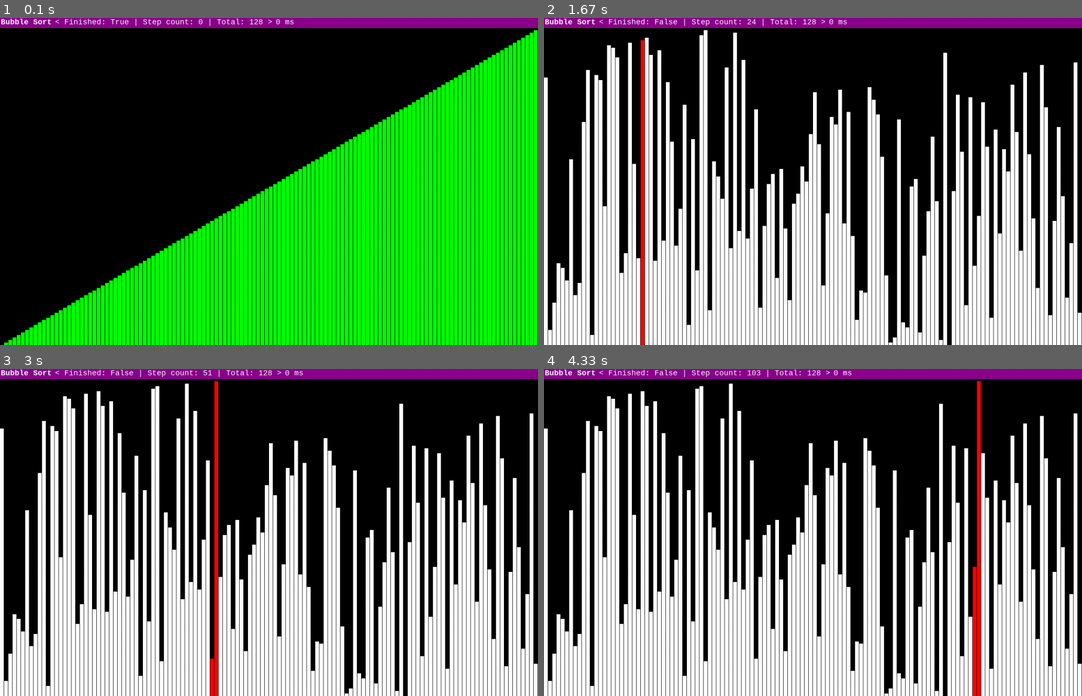
Above: before the commit, frames 1-4 (two rows, left to right).
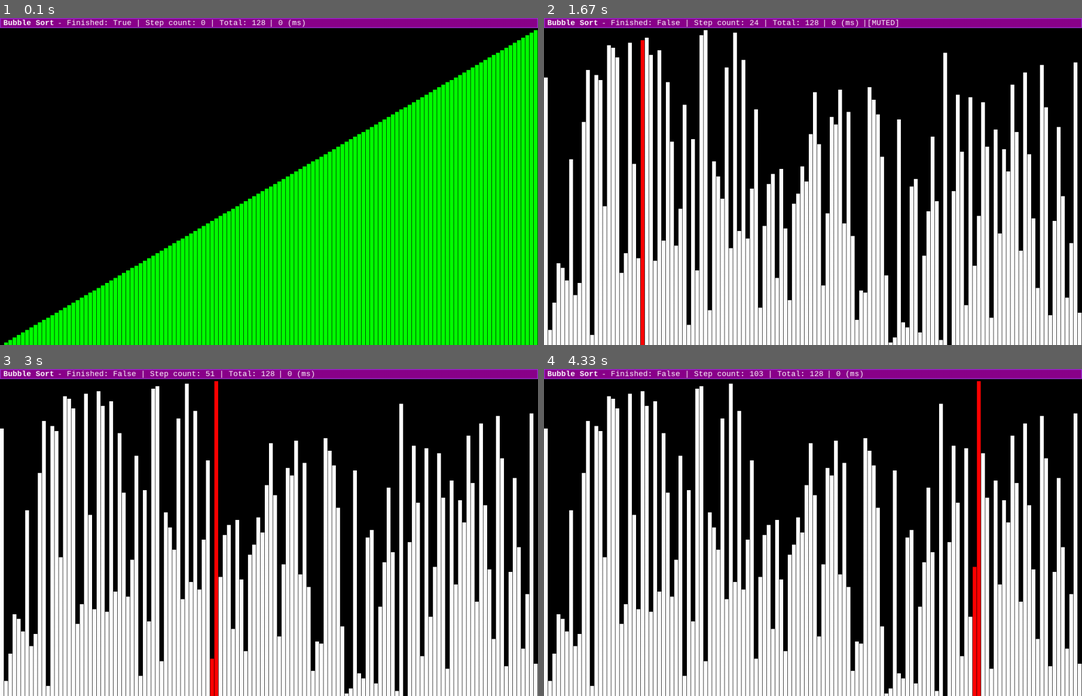
Above: after the commit, the same moments.

Repository: thiagolopes/sorting-algorithms-pygame
Game: pygame game, started from sort.py
Two runs of this game, one before a commit and one after it. Both use one fixed random seed, a clock stepped at 60 frames per second and the inputs below.
Inputs:
- Up to frame 1 (0.1 s): no input
- Up to frame 2 (1.67 s): hold M 0.33-0.8 s; tap Enter at 0.83 s; tap Space at 1.17, 1.57 s; hold M from 1.5 s (still down)
- Up to frame 3 (3 s): tap Space at 1.87, 2.07, 2.37, 2.57, 2.9 s; release M at 1.97 s
- Up to frame 4 (4.33 s): tap Space at 3.2, 3.4, 3.7, 3.97, 4.3 s

The runs differ from the first frame. In frame 1, 1.3% of the frame differs, in the area x 0-100%, y 0-4%; in frame 2, 1.4%; in frame 3, 1.3%; in frame 4, 1.3%.

Commit message:
Mute and border bar

Diff:
--- a/sort.py
+++ b/sort.py
@@ -12,6 +12,7 @@
 TOTAL = 128
 ELEMENTS = list(range(START, TOTAL))
 TAU = math.pi * 2
+MUTED = False
 
 
 def quit():
@@ -28,8 +29,11 @@
         self.text = pygame.font.SysFont("Monospace", 18, False)
         self.textb = pygame.font.SysFont("Monospace", 18, True)
 
+        border_size = 2
+        self.border = pygame.Rect(pos.x + border_size, pos.y + border_size,
+                                  pos.width - (border_size * 2), pos.height - (border_size * 2))
         self.margin = 8
-        self.init_pos = pygame.Vector2(2, 0)
+        self.init_pos = pygame.Vector2(self.margin, border_size)
 
     def draw_next_text(self, text, pos, color, bold=False):
         if bold:
@@ -42,12 +46,15 @@
         pos += pygame.Vector2(ts.get_width() + self.margin, 0)
 
     def draw(self, algorithm, meta, ms):
-        self.surface.fill("darkmagenta", self.pos)
+        self.surface.fill("darkorchid", self.pos)
+        self.surface.fill("darkmagenta", self.border)
 
         pos = self.init_pos.copy()
         self.draw_next_text(algorithm, pos, "white", True)
-        self.draw_next_text(meta, pos, "white")
-        self.draw_next_text(f"{ms} ms", pos, "white")
+        self.draw_next_text("- " + meta, pos, "white")
+        self.draw_next_text(f"| {ms} (ms)", pos, "white")
+        if MUTED:
+            self.draw_next_text("|[MUTED]", pos, "white")
 
         self.screen.blit(self.surface, self.pos)
 
@@ -115,7 +122,7 @@
         return "Bubble Sort"
 
     def __repr__(self):
-        return f"< Finished: {self.finished} | Step count: {self.step_count} | Total: {len(self.elements)} >"
+        return f"Finished: {self.finished} | Step count: {self.step_count} | Total: {len(self.elements)}"
 
     def step(self):
         self.dirty_index = []
@@ -183,10 +190,11 @@
     volume = 0.05
     sample_rate = 44100  # CD
     duration = 0.05
+    hz = 440
 
     sounds = []
     for i in range(len(elements)):
-        fz = 440 + pow(i, 2)
+        fz = hz + pow(i, 2)
         samples = array.array("f", [math.sin(TAU * fz * sample / sample_rate)
                                     for sample in range(int(duration * sample_rate))])
         sound = pygame.mixer.Sound(buffer=samples)
@@ -222,6 +230,8 @@
                 bubble = BubbleSort(ELEMENTS)
                 bubble.finished = False
                 time = 0
+            if event.key == pygame.K_m:
+                MUTED = not MUTED
 
     if bubble.finished:
         play = False
@@ -230,7 +240,7 @@
     if play:
         start_time = pygame.time.get_ticks()
         t = bubble.step()
-        if t:
+        if t and not MUTED:
             for d in bubble.dirty_index:
                 beeps[d].play()
 
